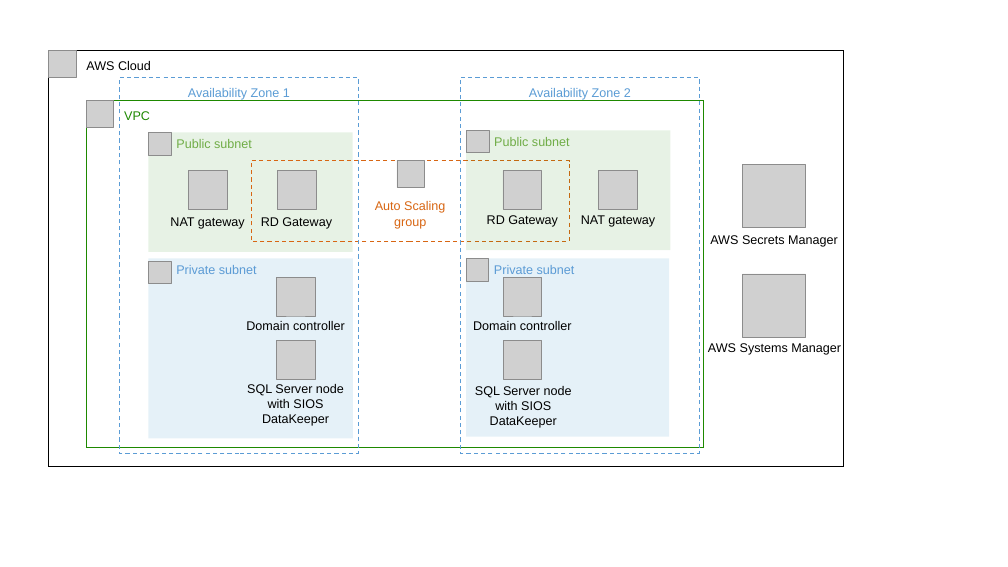
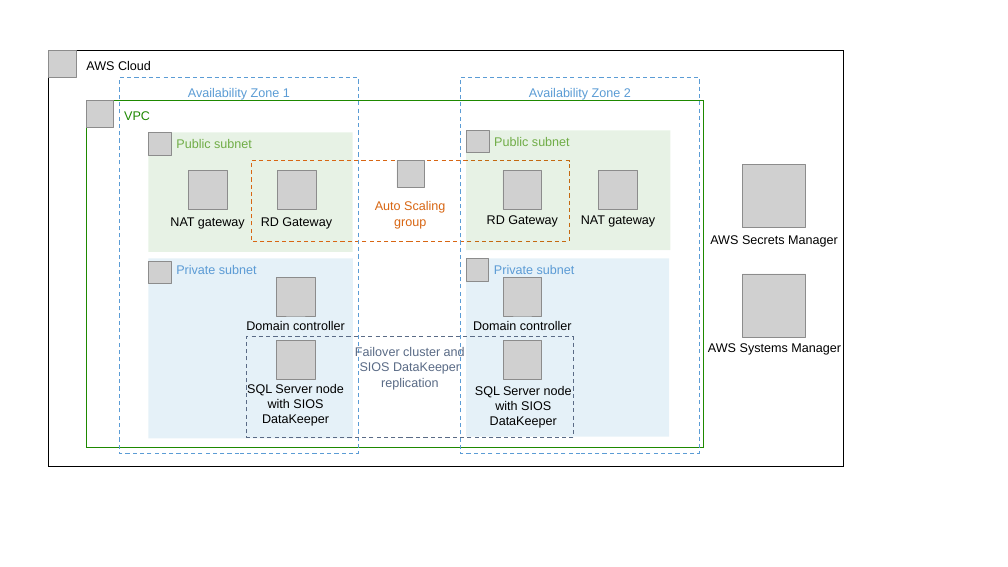
Before and after one commit to aws-quickstart/quickstart-sios-datakeeper, a slide deck: slide 2 of docs/images/SIOS DataKeeper architecture.pptx. Drawn at 1008x567 pixels with LibreOffice and Linux fonts; fonts in the diff are those of the drawing; grey boxes stand for pictures. Boxes give left, top, right and bottom in pixels: in the first picture for what was removed or moved away, otherwise in the second. Text is boxed around its words. In the diff, an @@ line names an element or a change of style, - is before the commit and + after.

```diff
--- a/docs/images/SIOS DataKeeper architecture.pptx
+++ b/docs/images/SIOS DataKeeper architecture.pptx
@@ rectangle added at (247, 337, 574, 437), outline #5A6B86 1 pt dashed, 12 pt, text #5A6B86 @@
+Failover cluster and
+SIOS DataKeeper
+replication
```
Also in this commit, not shown: 1 slide added, 15 other files.
